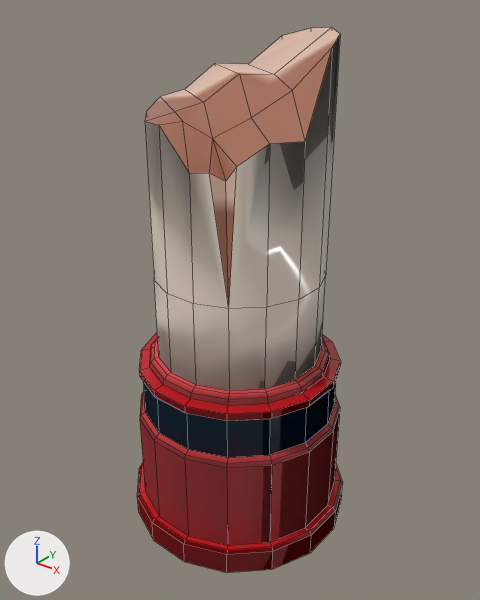
An edit to the FBX model Assets/People/RJ/Level/[export]/pillar03.fbx, drawn before and after from the same camera.
One viewpoint serves both versions: a camera (50 mm lens) standing at (1.64, -2.05, 2.35) and looking at (0.0, 0.0, 1.09). Arrows for +X, +Y and +Z are at lower left; the lights stay in place. Mesh edges are drawn as thin lines. Where no turn or scale is listed for an object, it has been applied to the vertices.

The first picture shows 'pillar03'.
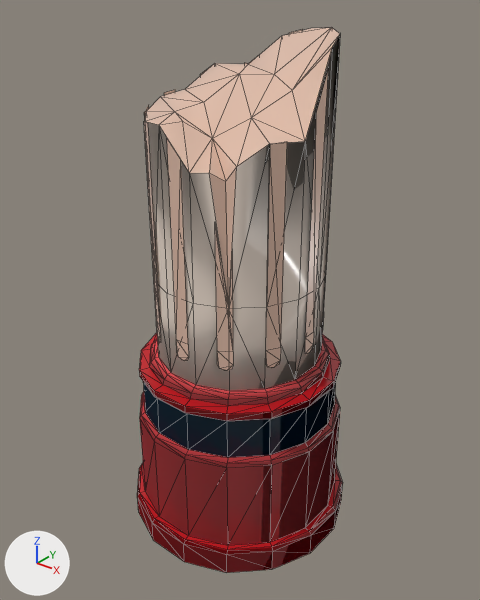
The change, as a list of edits to the scene's bpy script:
```text
Change me_mesh:
    used by ob_pillar03; location = (0.0, 0.0, 0.0)
    remove me_mesh.from_pydata(...)  # 266 vertices, 259 faces; spans x -0.51..0.51, y -0.51..0.51, z 0.0..2.18
    add me_mesh.from_pydata(...)  # 390 vertices, 614 faces; spans x -0.51..0.51, y -0.51..0.51, z 0.0..2.18
    me_mesh part 1: 124 vertices added at x -0.37..0.37, y -0.37..0.37, z 0.95..2.18
    me_mesh part 2: 6 kept faces spanning x -0.08..0.36, y -0.36..0.06, z 1.22..2.14 get new texture (UV) coordinates
```

Location of each change, (x1, y1, x2, y2) in pixels of the pictures (480 x 600 px):
part 1 of me_mesh, added (beige): after (144, 29, 341, 370)
part 2 of me_mesh, surface changed (brown to beige): (159, 48, 332, 306) in both
